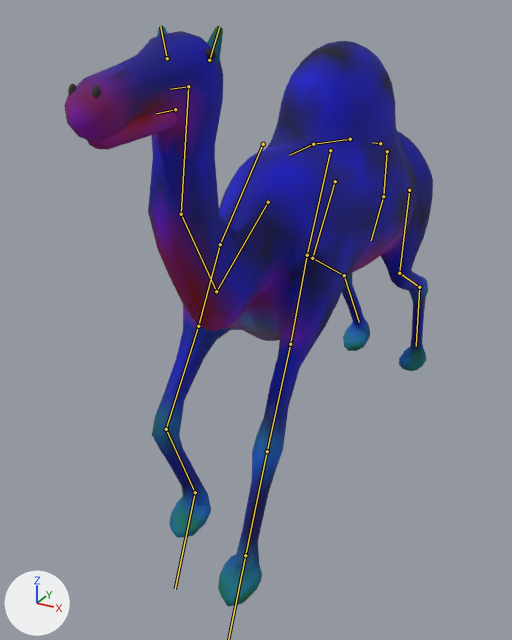
The glTF model assets/beast_camel.glb, before and after one commit.
Both versions are drawn from a 50 mm lens placed at (1.34, -3.16, 2.28), pointed at (-0.17, -0.41, 0.9). Lighting does not change. The marker at lower left points along +X, +Y and +Z. The older version comes first. Both versions are drawn at frame 7 of the action 'run'; the numbers are the values there. The bones that change, and the others that lie on the model, are drawn over the model as lines.

In view in the first picture: 'beast_camel_fur', 'beast_camel_horn'.
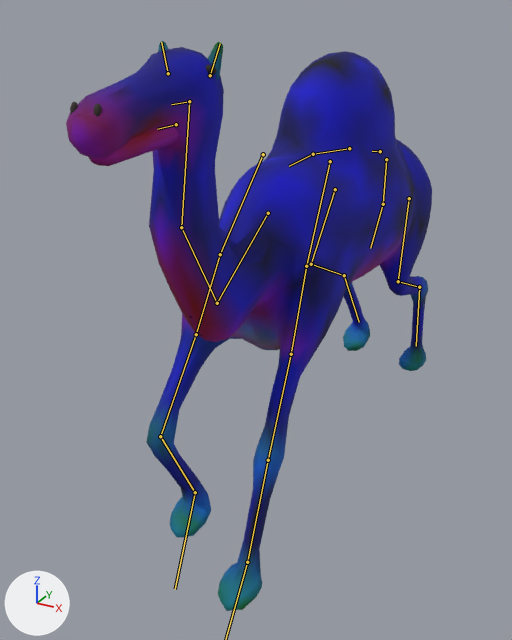
Pixel boxes [x1, y1, x2, y2] of what changed, in the pictures (512 x 640 px):
```json
{"object": "beast_camel_fur", "change": "posed", "before": [64, 25, 433, 606], "after": [66, 41, 432, 611]}
{"object": "beast_camel_horn", "change": "posed", "before": [68, 49, 216, 98], "after": [70, 65, 217, 117], "on screen": "6% taller"}
{"bone": "pelvis", "before": "(380, 143) to (372, 142)", "after": "(380, 151) to (372, 151)"}
{"bone": "upperarm.L", "before": "(307, 255) to (290, 344)", "after": "(306, 266) to (291, 354)"}
{"bone": "upperarm.R", "before": "(220, 244) to (198, 326)", "after": "(220, 254) to (196, 334)"}
{"bone": "wrist.R", "before": "(166, 429) to (195, 492)", "after": "(160, 436) to (195, 492)"}
{"bone": "thigh.L", "before": "(409, 190) to (399, 273)", "after": "(409, 198) to (398, 281)"}
{"bone": "shin.L", "before": "(399, 273) to (419, 287)", "after": "(398, 281) to (419, 287)"}
{"bone": "thigh.R", "before": "(335, 181) to (312, 258)", "after": "(335, 189) to (311, 264)"}
{"bone": "shin.R", "before": "(312, 258) to (344, 275)", "after": "(311, 264) to (344, 275)"}
```

Scene script edits in JSON lines:
```json
{"block": "bone_pelvis", "where": "bone_pelvis = bpy.data.objects['beast_camel_rig'].pose.bones['pelvis']"}
{"op": "set", "path": "bone_pelvis.location", "old": "(0.0, -0.023, 0.133)", "new": "(0.0, -0.03, 0.179)"}
{"block": "bone_upperarm_l", "where": "bone_upperarm_l = bpy.data.objects['beast_camel_rig'].pose.bones['upperarm.L']  # child of 'scapula.L'"}
{"op": "set", "path": "bone_upperarm_l.rotation_quaternion", "old": "(0.999, -0.022, -0.022, 0.018)", "new": "(0.999, -0.013, -0.022, 0.02)", "note": "degrees (-3, -2, 2) -> degrees (-2, -2, 2)"}
{"block": "bone_ftoe_l", "where": "bone_ftoe_l = bpy.data.objects['beast_camel_rig'].pose.bones['ftoe.L']  # child of 'wrist.L'"}
{"op": "set", "path": "bone_ftoe_l.rotation_quaternion", "old": "(0.889, 0.457, -0.01, 0.02)", "new": "(0.938, 0.346, -0.007, 0.013)", "note": "degrees (54, -2, 1) -> degrees (41, -1, 1)"}
{"block": "bone_upperarm_r", "where": "bone_upperarm_r = bpy.data.objects['beast_camel_rig'].pose.bones['upperarm.R']  # child of 'scapula.R'"}
{"op": "set", "path": "bone_upperarm_r.rotation_quaternion", "old": "(0.978, -0.206, 0.014, -0.012)", "new": "(0.972, -0.235, 0.014, -0.011)", "note": "degrees (-24, 1, -2) -> degrees (-27, 1, -2)"}
{"block": "bone_wrist_r", "where": "bone_wrist_r = bpy.data.objects['beast_camel_rig'].pose.bones['wrist.R']  # child of 'forearm.R'"}
{"op": "set", "path": "bone_wrist_r.rotation_quaternion", "old": "(0.89, 0.453, 0.015, -0.013)", "new": "(0.853, 0.519, 0.017, -0.014)", "note": "degrees (54, 2, -1) -> degrees (63, 2, 0)"}
{"block": "bone_ftoe_r", "where": "bone_ftoe_r = bpy.data.objects['beast_camel_rig'].pose.bones['ftoe.R']  # child of 'wrist.R'"}
{"op": "set", "path": "bone_ftoe_r.rotation_quaternion", "old": "(0.997, 0.073, -0.002, 0.002)", "new": "(0.999, 0.027, -0.003, 0.002)", "note": "degrees (8, 0, 0) -> degrees (3, 0, 0)"}
{"block": "bone_thigh_l", "where": "bone_thigh_l = bpy.data.objects['beast_camel_rig'].pose.bones['thigh.L']  # child of 'pelvis'"}
{"op": "set", "path": "bone_thigh_l.rotation_quaternion", "old": "(0.981, 0.184, 0.005, 0.054)", "new": "(0.984, 0.163, 0.004, 0.055)", "note": "degrees (21, -1, 6) -> degrees (19, -1, 6)"}
{"block": "bone_shin_l", "where": "bone_shin_l = bpy.data.objects['beast_camel_rig'].pose.bones['shin.L']  # child of 'thigh.L'"}
{"op": "set", "path": "bone_shin_l.rotation_quaternion", "old": "(0.992, 0.085, -0.052, -0.078)", "new": "(0.983, 0.151, -0.059, -0.076)", "note": "degrees (10, -5, -9) -> degrees (18, -5, -10)"}
{"block": "bone_hock_l", "where": "bone_hock_l = bpy.data.objects['beast_camel_rig'].pose.bones['hock.L']  # child of 'shin.L'"}
{"op": "set", "path": "bone_hock_l.rotation_quaternion", "old": "(0.997, -0.041, -0.033, 0.035)", "new": "(0.995, -0.087, -0.033, 0.034)", "note": "degrees (-5, -4, 4) -> degrees (-10, -3, 4)"}
{"block": "bone_thigh_r", "where": "bone_thigh_r = bpy.data.objects['beast_camel_rig'].pose.bones['thigh.R']  # child of 'pelvis'"}
{"op": "set", "path": "bone_thigh_r.rotation_quaternion", "old": "(0.983, -0.158, 0.005, -0.053)", "new": "(0.979, -0.18, 0.005, -0.053)", "note": "degrees (-18, 0, -6) -> degrees (-21, -1, -6)"}
{"block": "bone_shin_r", "where": "bone_shin_r = bpy.data.objects['beast_camel_rig'].pose.bones['shin.R']  # child of 'thigh.R'"}
{"op": "set", "path": "bone_shin_r.rotation_quaternion", "old": "(0.907, 0.406, 0.078, 0.055)", "new": "(0.884, 0.455, 0.082, 0.052)", "note": "degrees (49, 6, 9) -> degrees (55, 6, 10)"}
{"block": "bone_hock_r", "where": "bone_hock_r = bpy.data.objects['beast_camel_rig'].pose.bones['hock.R']  # child of 'shin.R'"}
{"op": "set", "path": "bone_hock_r.rotation_quaternion", "old": "(0.991, 0.117, 0.032, -0.039)", "new": "(0.994, 0.084, 0.033, -0.039)", "note": "degrees (13, 4, -4) -> degrees (10, 4, -4)"}
```
